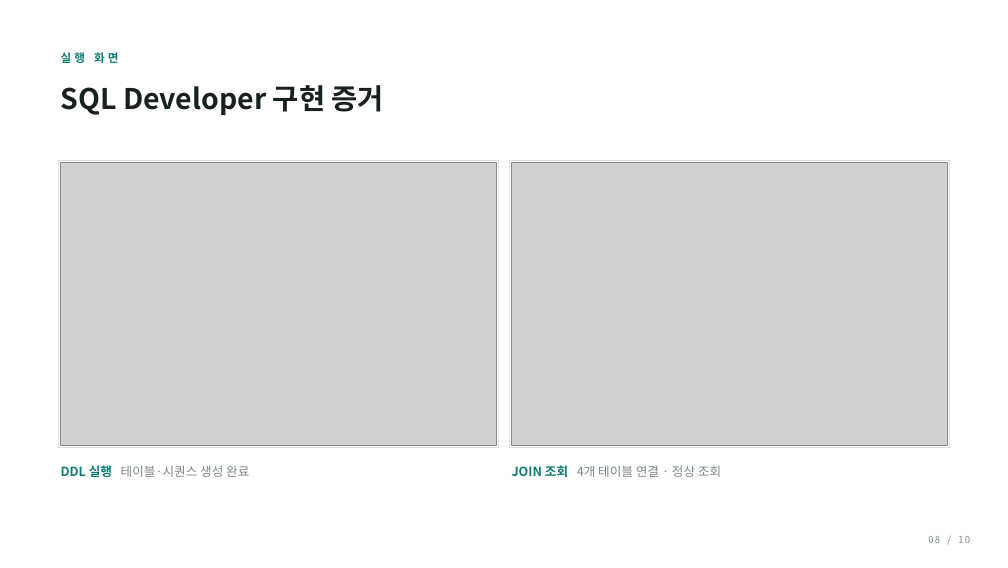
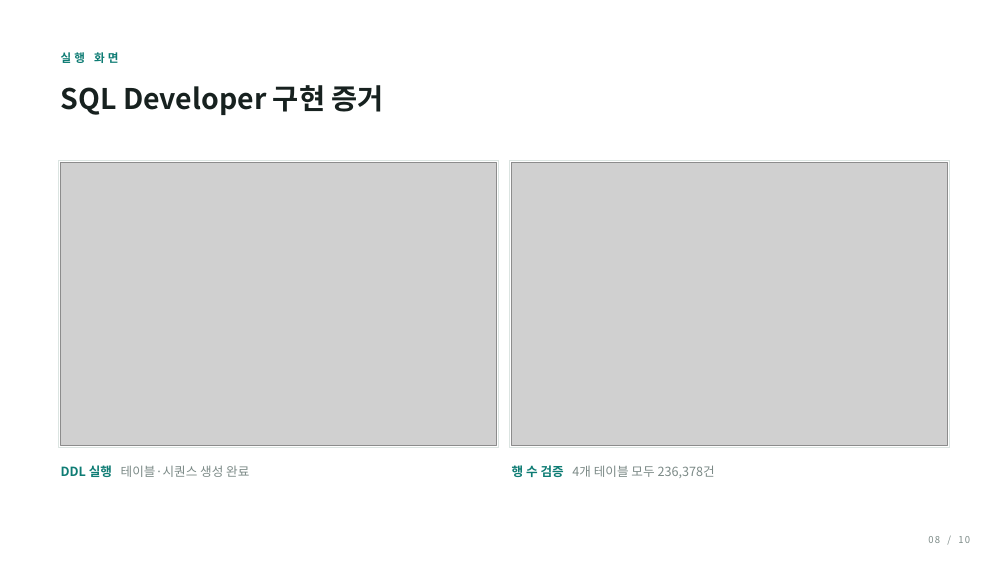
Before and after one commit to minthukyaw488-commits/diabetes, a slide deck: slide 8 of diabetes_project_stage1.pptx. Drawn at 1008x568 pixels with LibreOffice and Linux fonts; fonts in the diff are those of the drawing; grey boxes stand for pictures. Boxes give left, top, right and bottom in pixels: in the first picture for what was removed or moved away, otherwise in the second. Text is boxed around its words. In the diff, an @@ line names an element or a change of style, - is before the commit and + after.

```diff
--- a/diabetes_project_stage1.pptx
+++ b/diabetes_project_stage1.pptx
@@ text at [512,465,715,478]: text changed @@
-JOIN 조회 4개 테이블 연결 · 정상 조회
+행 수 검증 4개 테이블 모두 236,378건
```
Also in this commit, not shown: 2 other files.
